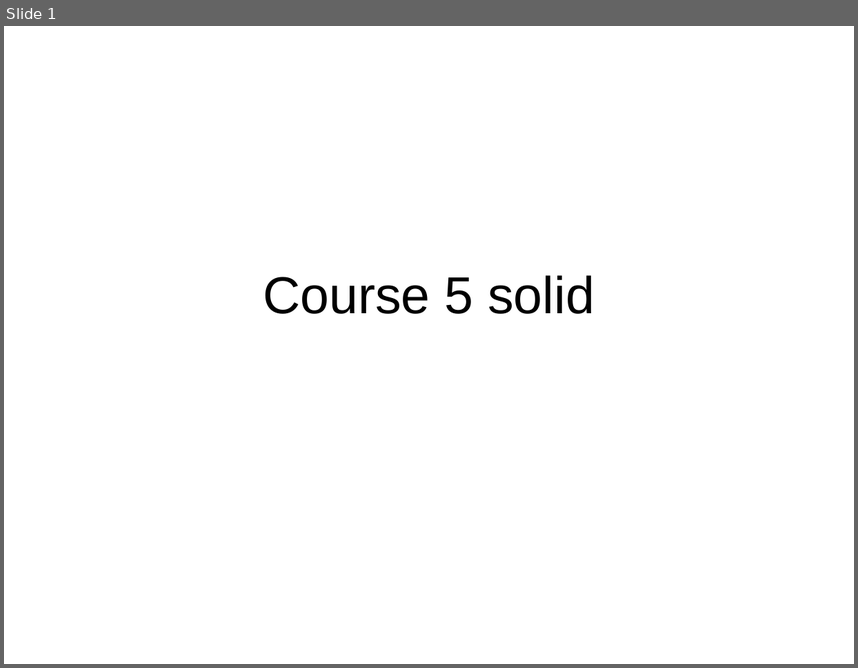
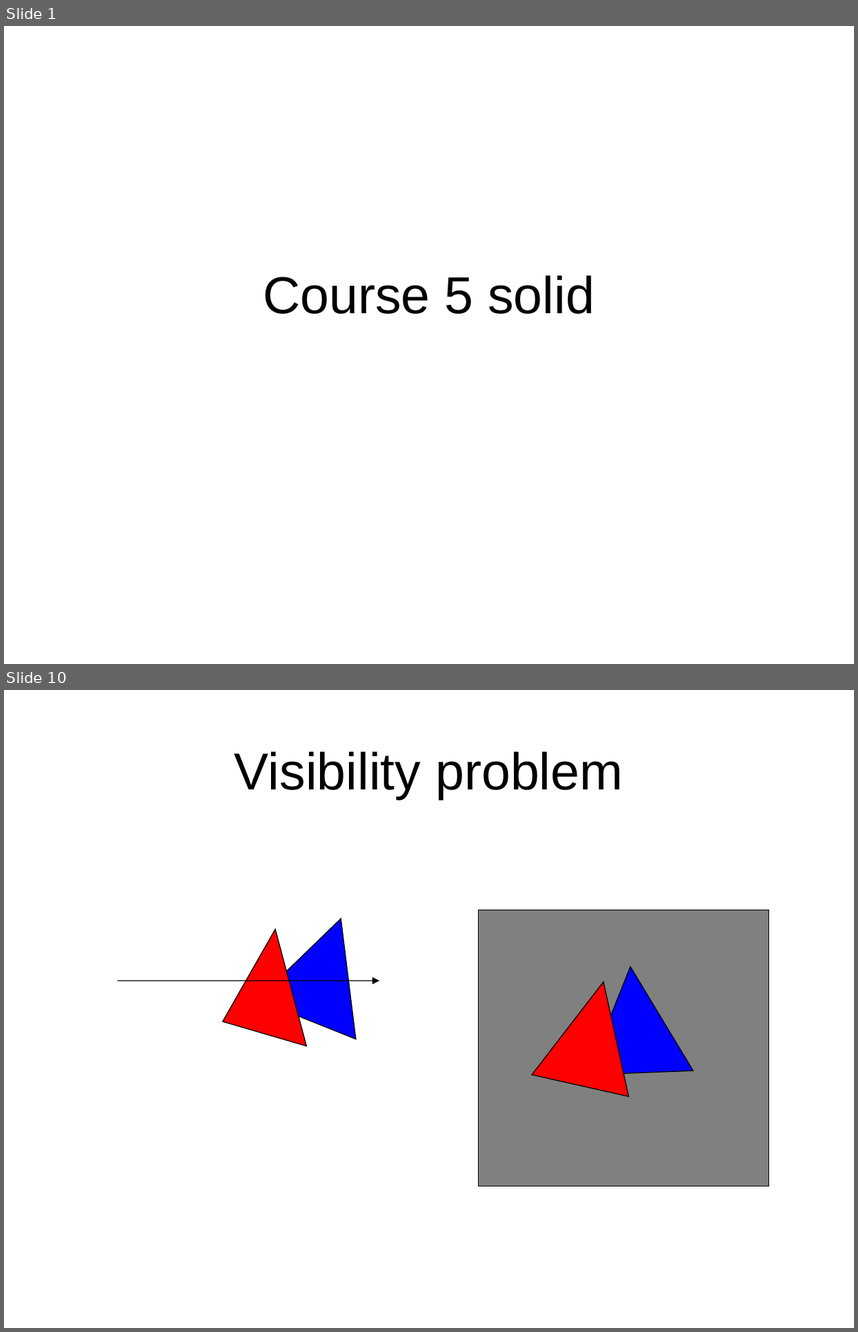
Before and after one commit to ianslayer/gpu_course, a slide deck: course5/course5.ppt. Shown one above the other, each under a label of ours: slide 1 before the commit, slides 1 and 10 after it; the slides between them are not shown. The pictures are 858x668 and 858x1332 pixels, drawn with LibreOffice and Linux fonts; fonts in the diff are those of the drawing. Boxes give left, top, right and bottom in pixels: in the first picture for what was removed or moved away, otherwise in the second. Text is boxed around its words. In the diff, an @@ line names an element or a change of style, - is before the commit and + after.

```diff
--- a/course5/course5.ppt
+++ b/course5/course5.ppt
@@ slide 10 added at [4, 690, 854, 1328], background #FFFFFF @@
@@ title added at [234, 751, 623, 799], 44 pt, text #000000 @@
+Visibility problem
@@ triangle added at [257, 901, 396, 1039], fill #0000FF, outline #000000 0.74 pt @@
@@ rectangle added at [478, 909, 769, 1185], fill #808080, outline #000000 0.74 pt @@
@@ triangle added at [223, 929, 349, 1063], fill #FF0000, outline #000000 0.74 pt @@
@@ triangle added at [532, 971, 652, 1096], fill #FF0000, outline #000000 0.74 pt @@
@@ triangle added at [583, 965, 693, 1074], fill #0000FF, outline #000000 0.74 pt @@
@@ arrow added from (117, 980) to (380, 980), #000000 0.74 pt @@
```
Also in this commit, not shown: 20 other slides added, 7 slides removed, 31 other files.
